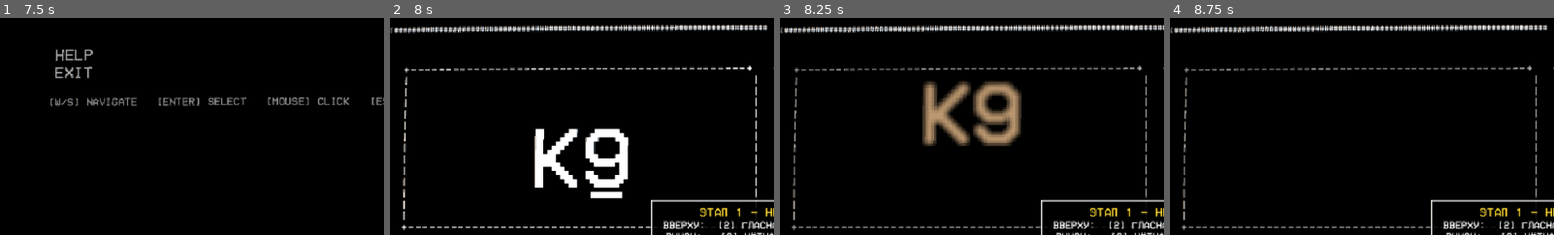
Above: before the commit, frames 1-4 (left to right).
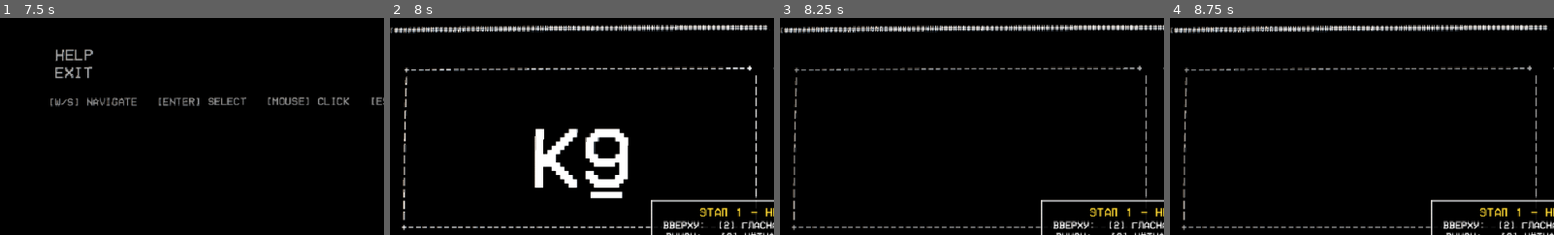
Above: after the commit, the same moments.

Repository: JcukengesH/System-Task-Switch
Game: Godot game, scene res://scenes/Main.tscn
Same seed, same stepped clock (60 frames per second), same inputs: the game is played once before the commit and once after it.
Inputs (mouse positions are % of the whole screen's width and height, from its top left):
- Up to frame 1 (7.5 s): tap Enter at 0.5, 2.1, 4.25 s; move the mouse to (72, 45) at 0.52 s; hold Right 0.53-1.28 s; tap 1 at 0.6 s; click (72, 45) at 0.67 s; tap Space at 0.77, 1.07, 1.52, 1.82, 3.02, 3.32, 3.5, 3.77, 4.07, 4.52, 4.82, 5.75, 6.02, 6.32, 6.77, 7.07 s; move the mouse to (30, 55) at 1.27 s; hold S 1.28-2.03 s; tap 2 at 1.35 s; move the mouse to (60, 28) at 2.02 s; hold Right 2.03-2.78 s; move the mouse to (45, 70) at 2.77 s; hold W 2.78-3.53 s; tap Keypad Enter at 2.85 s; click (45, 70) at 2.92 s; move the mouse to (80, 65) at 3.52 s; hold Left 3.53-5.03 s; tap 0 at 3.6 s; move the mouse to (20, 35) at 4.27 s; tap 9 at 4.35 s; move the mouse to (55, 50) at 5.02 s; hold S 5.03-5.78 s; tap Backspace at 5.1 s; click (55, 50) at 5.17 s; move the mouse to (35, 25) at 5.77 s; hold Right 5.78-6.53 s; tap 3 at 5.85 s; move the mouse to (72, 45) at 6.52 s; hold W 6.53-7.28 s; tap 4 at 6.6 s; move the mouse to (30, 55) at 7.27 s; hold Right from 7.28 s (still down); tap 5 at 7.35 s; click (30, 55) at 7.42 s
- Up to frame 2 (8 s): keep holding Right; tap Space at 7.52, 7.82 s
- Up to frame 3 (8.25 s): tap Enter at 8 s; move the mouse to (60, 28) at 8.02 s; release Right at 8.03 s; hold S from 8.03 s (still down); tap 1 at 8.1 s
- Up to frame 4 (8.75 s): keep holding S
The pictures show only the part of the screen within x 1-51%, y 0-50%; the shares and areas given below are measured in that part.

Frames 1-2 are identical in both runs. In frame 3, 5.6% of the frame differs, in the area x 37-63%, y 29-59%; in frame 4, nothing differs.
Error after the commit: Invalid call. Nonexistent function 'get_line_height' in base 'FontFile'. (res://scripts/item_display.gd:331)

Commit message:
Стиль v4.1: базовая линия шлейфа точно как у центрированного Label ((h-line_height)/2+ascent) — копии стоят ровно за знаком, без смещения вверх

Diff:
--- a/scripts/item_display.gd
+++ b/scripts/item_display.gd
@@ -325,7 +325,12 @@
 		var font: Font = _gh_font if _gh_font != null else ThemeDB.fallback_font
 		var ts: Vector2 = font.get_string_size(_gh_text,
 			HORIZONTAL_ALIGNMENT_CENTER, -1, _gh_font_size)
-		var base: Vector2 = size / 2.0 - ts / 2.0 + Vector2(0, ts.y * 0.3)
+		# Базовая линия ровно как у Label: строковый блок по вертикали
+		# центрирован, текст стоит на get_ascent. Иначе копии шлейфа
+		# «задрались» бы над глифом.
+		var line_h: float = font.get_line_height(_gh_font_size)
+		var base := Vector2(size.x / 2.0 - ts.x / 2.0,
+			(size.y - line_h) / 2.0 + font.get_ascent(_gh_font_size))
 		var dirs := [Vector2(1, 0), Vector2(-1, 0), Vector2(0, 1), Vector2(0, -1),
 				Vector2(0.71, 0.71), Vector2(-0.71, 0.71),
 				Vector2(0.71, -0.71), Vector2(-0.71, -0.71)]
